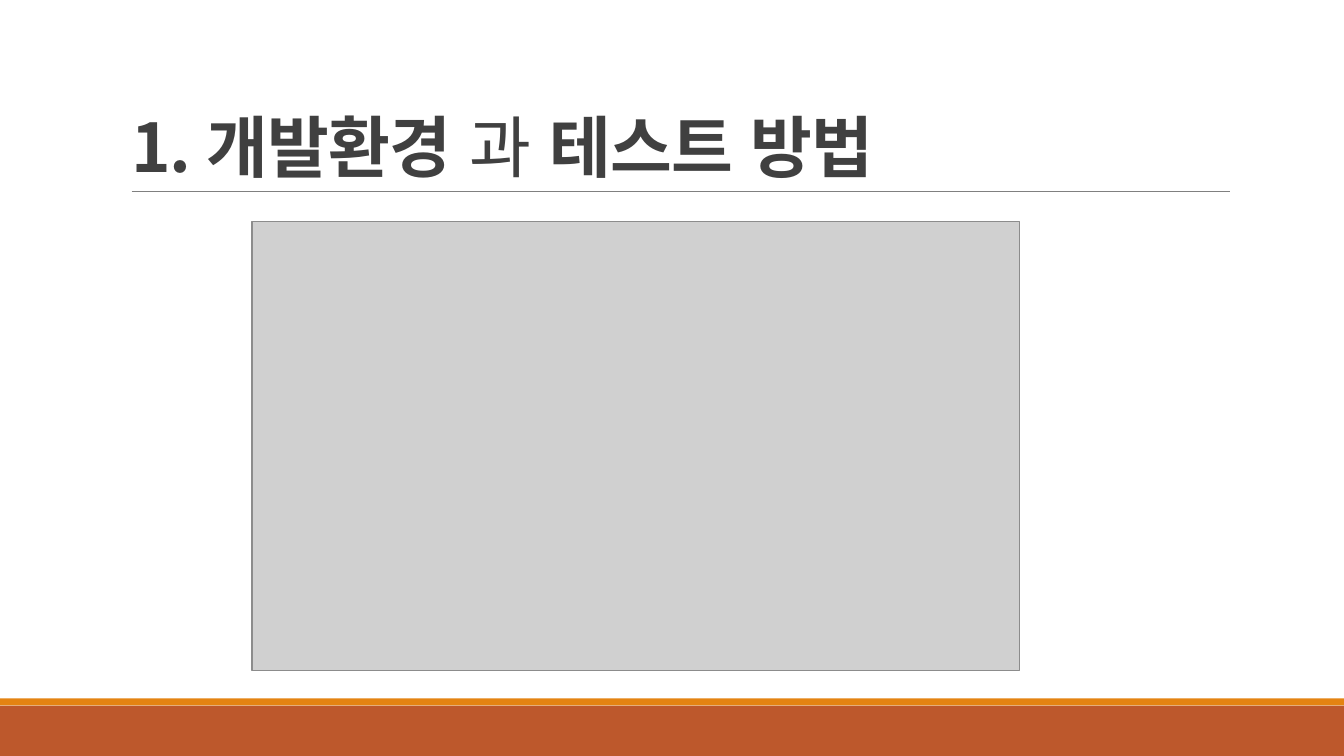
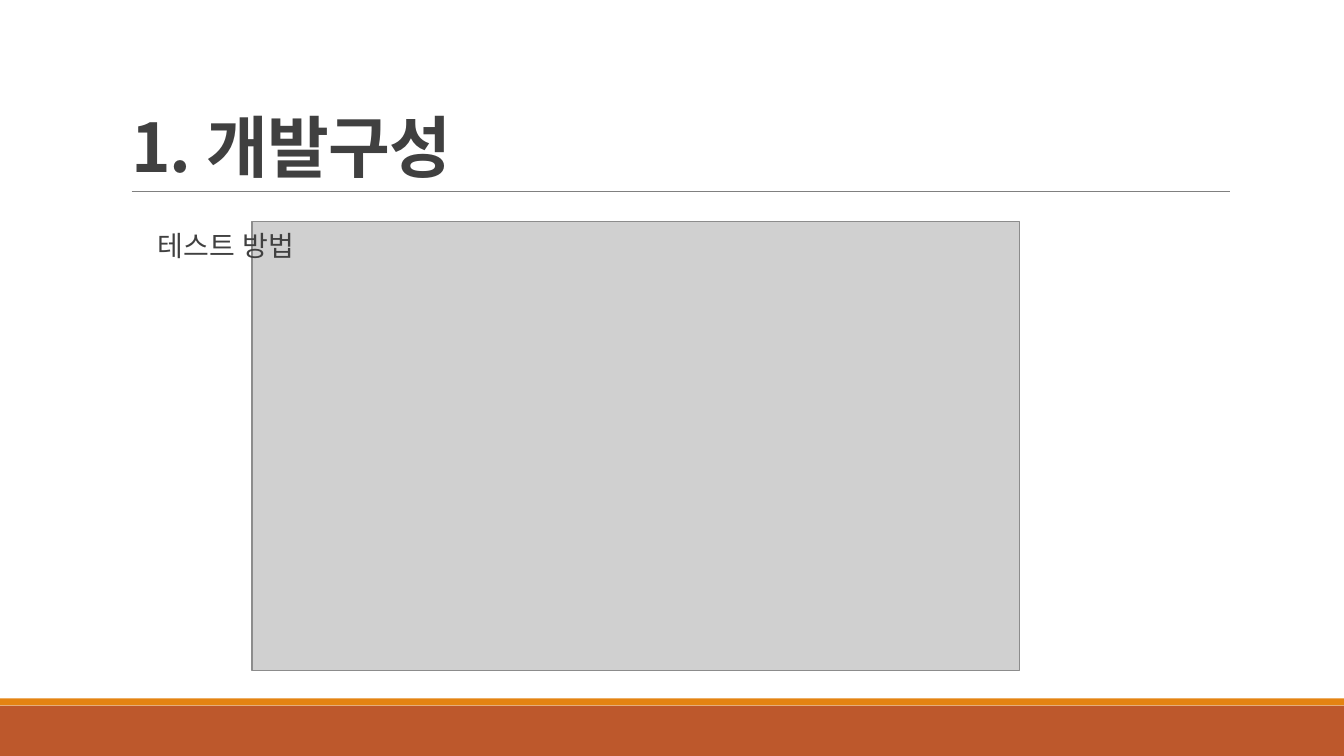
Before and after one commit to src8655/mhshop, a slide deck: slide 5 of 윤민호 발표.pptx (slide 4 before the commit). Drawn at 1344x756 pixels with LibreOffice and Linux fonts; fonts in the diff are those of the drawing; grey boxes stand for pictures. Boxes give left, top, right and bottom in pixels: in the first picture for what was removed or moved away, otherwise in the second. Text is boxed around its words. In the diff, an @@ line names an element or a change of style, - is before the commit and + after.

```diff
--- a/윤민호 발표.pptx
+++ b/윤민호 발표.pptx
@@ title at bbox=[131, 115, 451, 178]: text changed @@
-1. 개발환경 과 테스트 방법
+1. 개발구성
@@ text added at bbox=[158, 228, 295, 264], 20 pt, text #404040 @@
+테스트 방법
```
Also in this commit, not shown: 3 other slides changed, 1 slide added.
